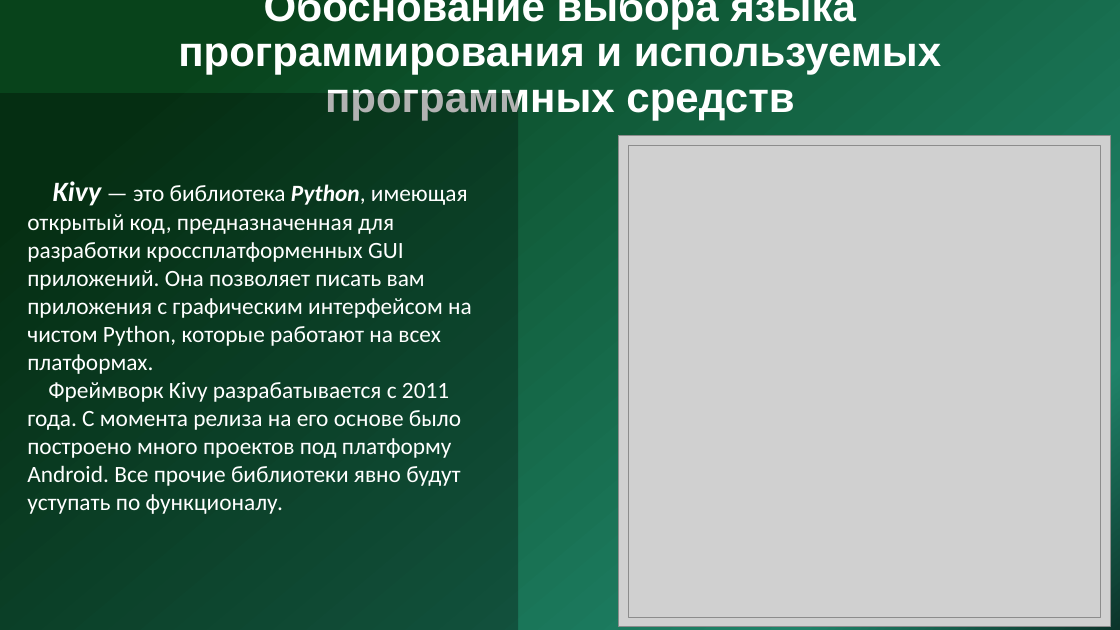
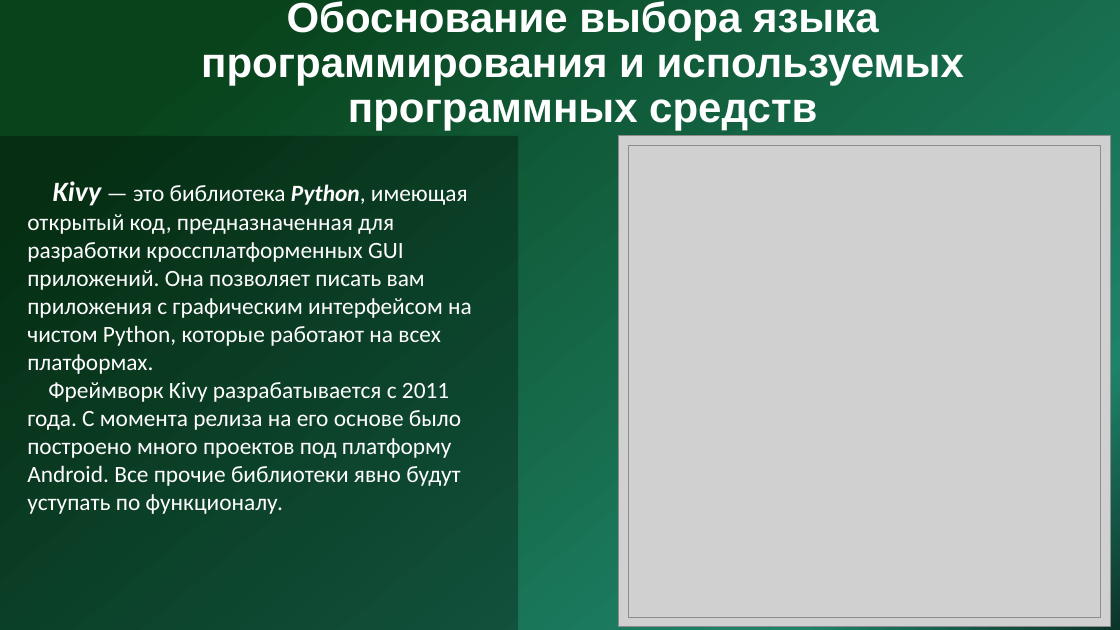
Before and after one commit to voronov-nikita/teplica-predprof, a slide deck: slide 3 of документация и презентация/Автоматизированная система удаленного управления теплицей.pptx. Drawn at 1120x630 pixels with LibreOffice and Linux fonts; fonts in the diff are those of the drawing; grey boxes stand for pictures. Boxes give left, top, right and bottom in pixels: in the first picture for what was removed or moved away, otherwise in the second. Text is boxed around its words. In the diff, an @@ line names an element or a change of style, - is before the commit and + after.

```diff
--- a/документация и презентация/Автоматизированная система удаленного управления теплицей.pptx
+++ b/документация и презентация/Автоматизированная система удаленного управления теплицей.pptx
@@ title "Обоснование выбора языка программирования и ..." rewrapped from bbox=[178, 0, 941, 120] to bbox=[201, 1, 964, 131] @@
@@ rectangle: place and size @@
-rectangle at bbox=[0, 93, 518, 630]
+rectangle at bbox=[0, 136, 518, 630]
```
Also in this commit, not shown: 3 other slides changed.
